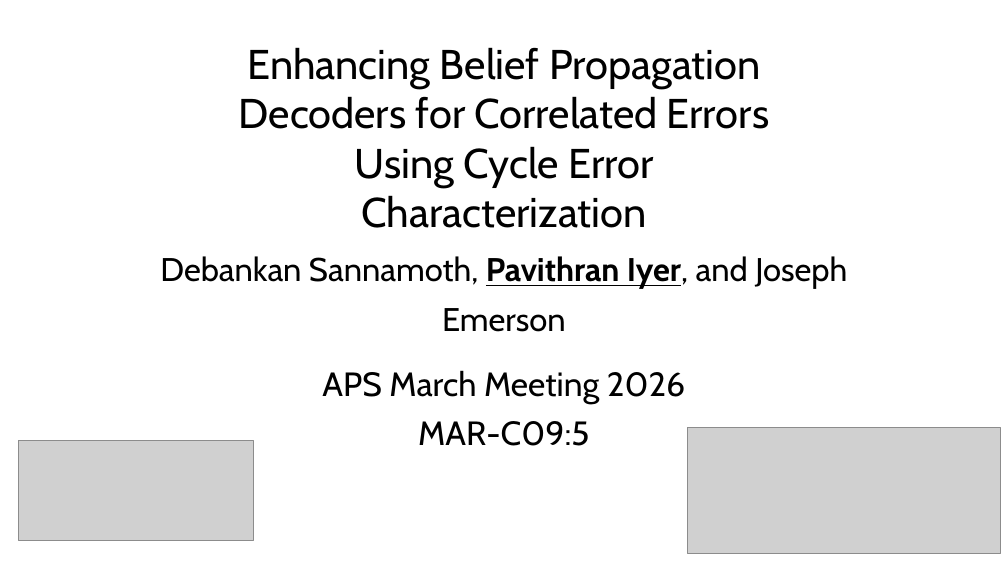
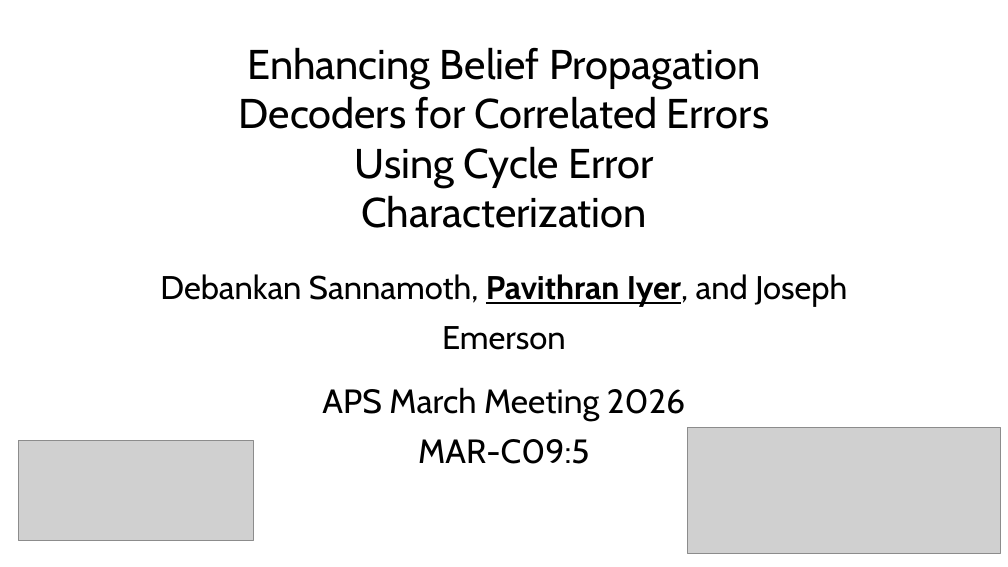
Before and after one commit to paviudes/CorrelatedBPDecoderWithCER, a slide deck: slide 1 of pres/aps_talk.pptx. Drawn at 1008x567 pixels with LibreOffice and Linux fonts; fonts in the diff are those of the drawing; grey boxes stand for pictures. Boxes give left, top, right and bottom in pixels: in the first picture for what was removed or moved away, otherwise in the second. Text is boxed around its words. In the diff, an @@ line names an element or a change of style, - is before the commit and + after.

```diff
--- a/pres/aps_talk.pptx
+++ b/pres/aps_talk.pptx
@@ text "Debankan Sannamoth, Pavithran Iyer, and ...": place and size @@
-text "Debankan Sannamoth, Pavithran Iyer, and ..." at [160, 256, 847, 332]
+text "Debankan Sannamoth, Pavithran Iyer, and ..." at [160, 274, 847, 350]
@@ text "APS March Meeting 2026": place and size @@
-text "APS March Meeting 2026" at [322, 370, 685, 446]
+text "APS March Meeting 2026" at [322, 387, 685, 464]
```
Also in this commit, not shown: 5 other slides changed, 21 slides added, 2 slides removed, 13 other files.
